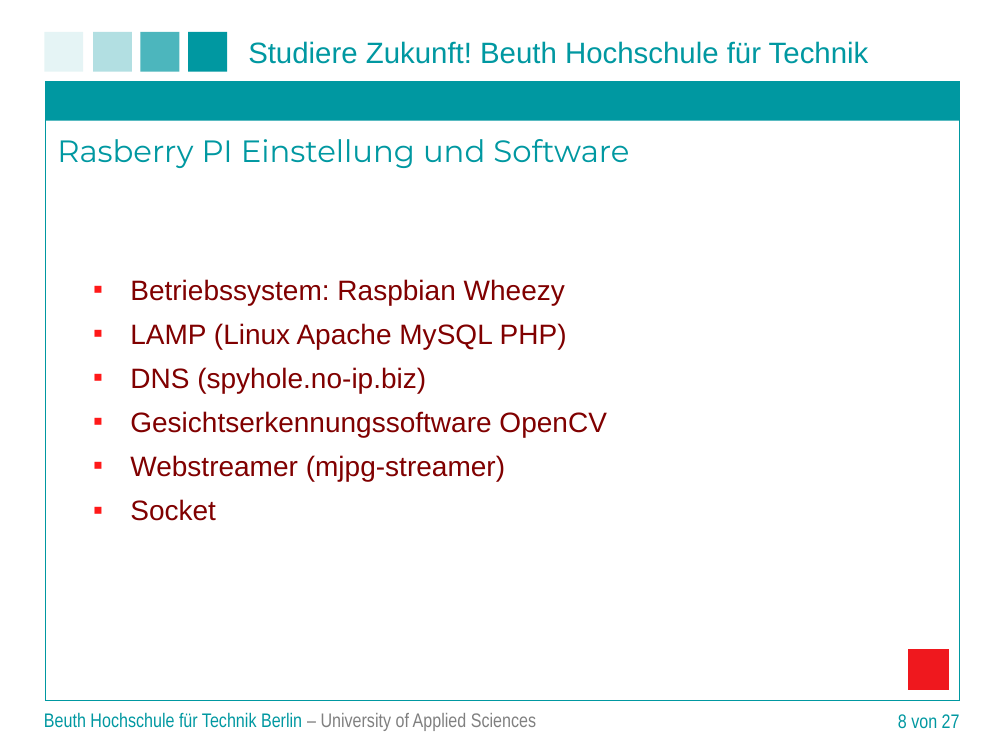
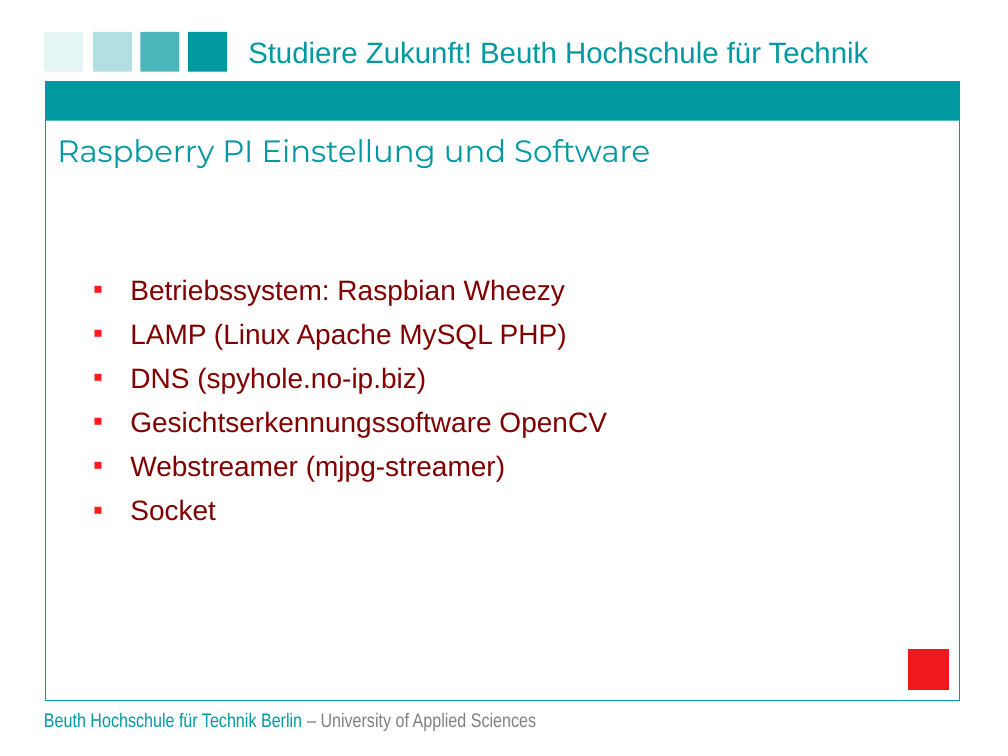
Before and after one commit to matt-han/TuerSpion, a slide deck: slide 7 of Projektpraesentation.ppt (slide 8 before the commit). Drawn at 1008x756 pixels with LibreOffice and Linux fonts; fonts in the diff are those of the drawing; background and template pictures are left out. Boxes give left, top, right and bottom in pixels: in the first picture for what was removed or moved away, otherwise in the second. Text is boxed around its words. In the diff, an @@ line names an element or a change of style, - is before the commit and + after.

```diff
--- a/Projektpraesentation.ppt
+++ b/Projektpraesentation.ppt
@@ text at <box>57,139,650,168</box>: text changed @@
-Rasberry PI Einstellung und Software
+Raspberry PI Einstellung und Software
@@ page number removed at <box>898,714,960,729</box> @@
-8 von 27
```
Also in this commit, not shown: 19 other slides changed, 2 slides removed.
